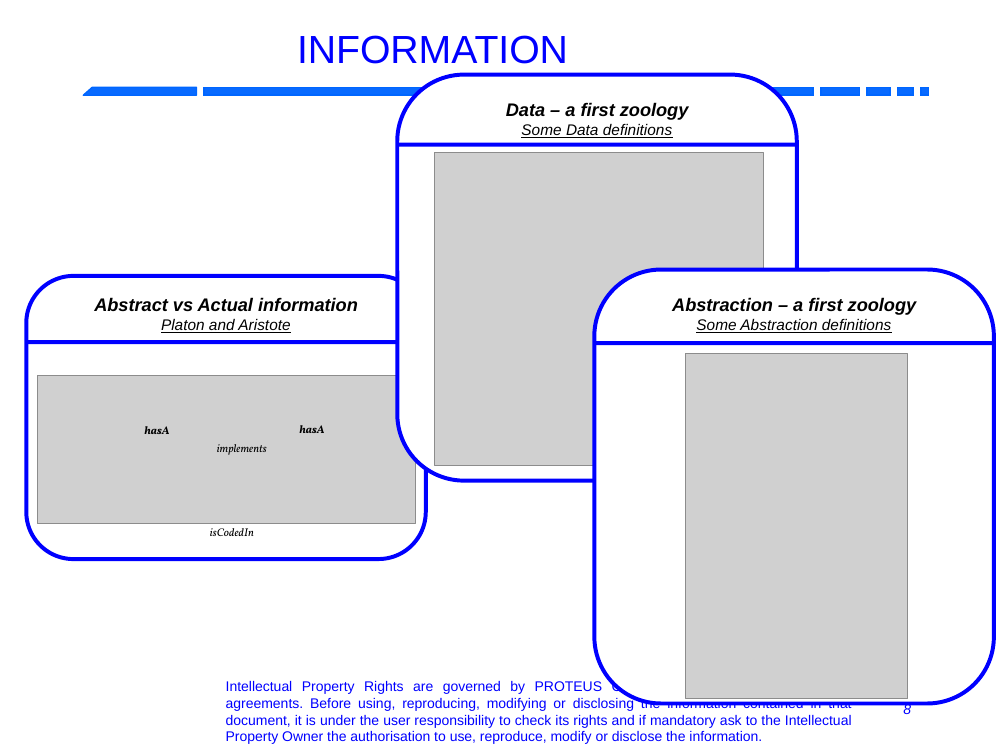
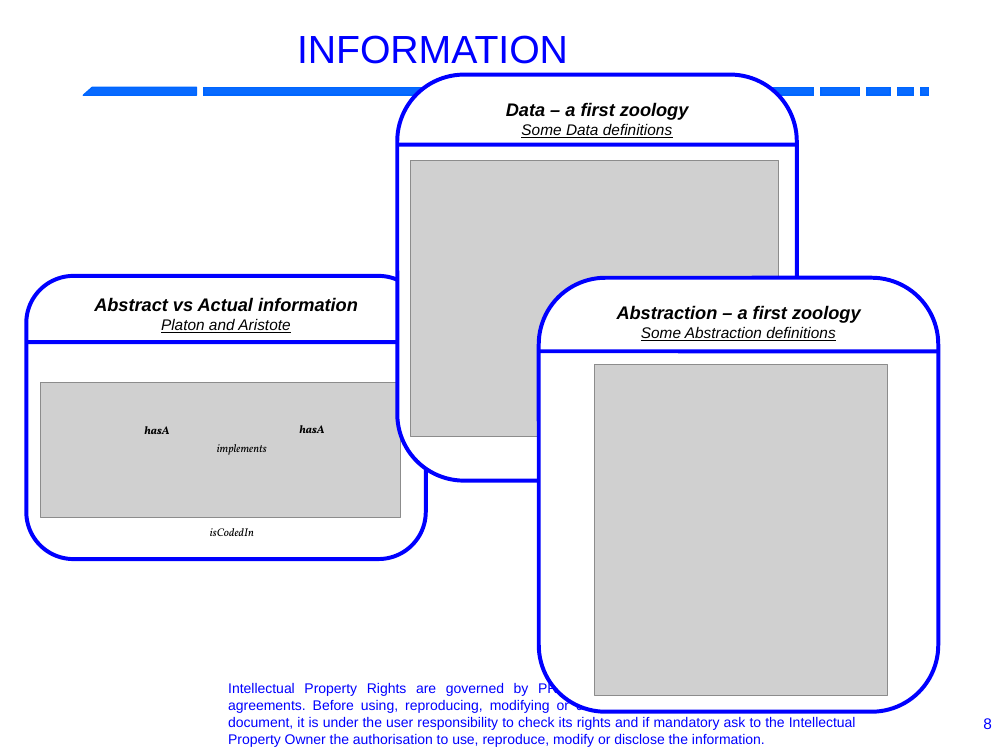
Before and after one commit to RobotML/RobotML, a slide deck: slide 8 of Ontologies/ORA/Meetings/20131103-IROS-Tokyo/R4.1.6-P5.9-ARoboticOntology.odp. Drawn at 1008x756 pixels with LibreOffice and Linux fonts; fonts in the diff are those of the drawing; grey boxes stand for pictures; background and template pictures are left out. Boxes give left, top, right and bottom in pixels: in the first picture for what was removed or moved away, otherwise in the second. Text is boxed around its words. In the diff, an @@ line names an element or a change of style, - is before the commit and + after.

Commit message:
work session to adapt presentation to mac before presentation addition of pdf file for safety

```diff
--- a/Ontologies/ORA/Meetings/20131103-IROS-Tokyo/R4.1.6-P5.9-ARoboticOntology.odp
+++ b/Ontologies/ORA/Meetings/20131103-IROS-Tokyo/R4.1.6-P5.9-ARoboticOntology.odp
@@ picture: place and size @@
-picture at [434,153,763,466]
+picture at [410,160,778,436]
@@ freeform shape "Abstraction – a first zoology": place and size @@
-freeform shape "Abstraction – a first zoology" at [595,269,994,704]
+freeform shape "Abstraction – a first zoology" at [538,278,937,713]
@@ line moved from (594, 343) - (994, 343) to (538, 351) - (938, 351) @@
@@ picture: place and size @@
-picture at [37,376,415,524]
+picture at [40,382,400,517]
@@ picture: place and size @@
-picture at [686,354,908,700]
+picture at [595,365,888,696]
@@ text "Intellectual Property Rights are governed ...": place and size @@
-text "Intellectual Property Rights are governed ..." at [226,680,852,744]
+text "Intellectual Property Rights are governed ..." at [228,682,856,747]
@@ text removed at [899,682,953,697] @@
-14/10/09
@@ page number removed at [903,703,911,718] @@
-8
@@ page number added at [983,718,992,729], 11 pt, text #0000FF @@
+8
```
Also in this commit, not shown: 9 other slides changed, 16 slides removed, 1 other file.
